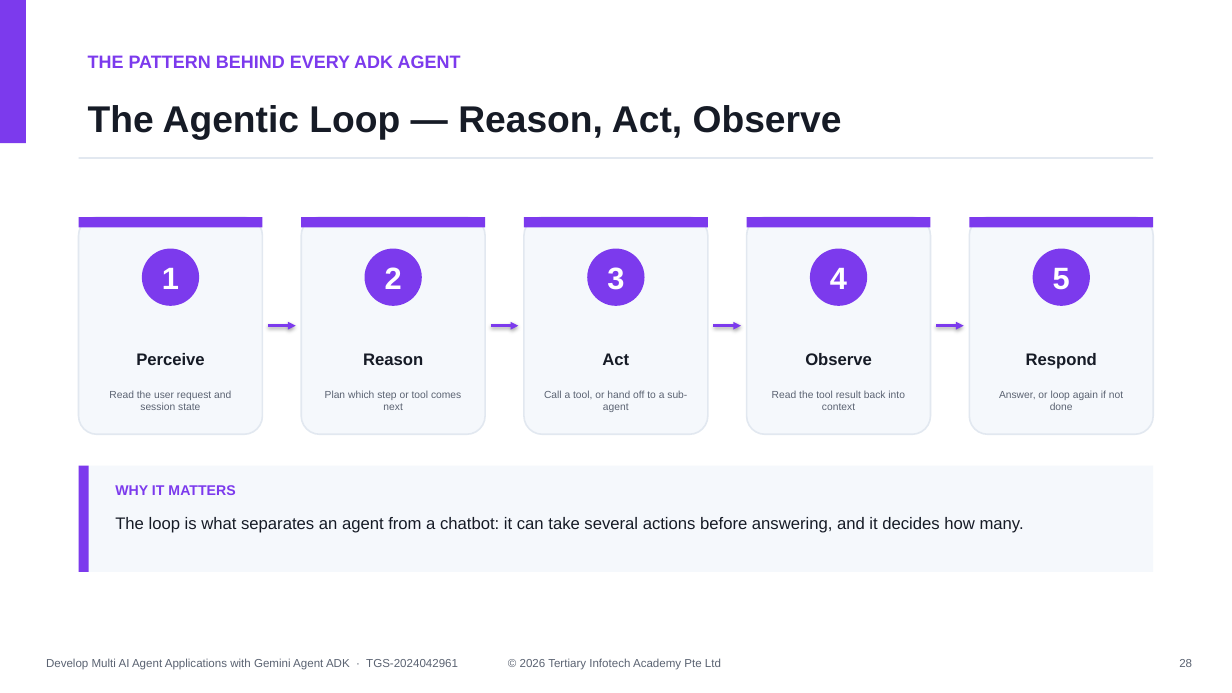
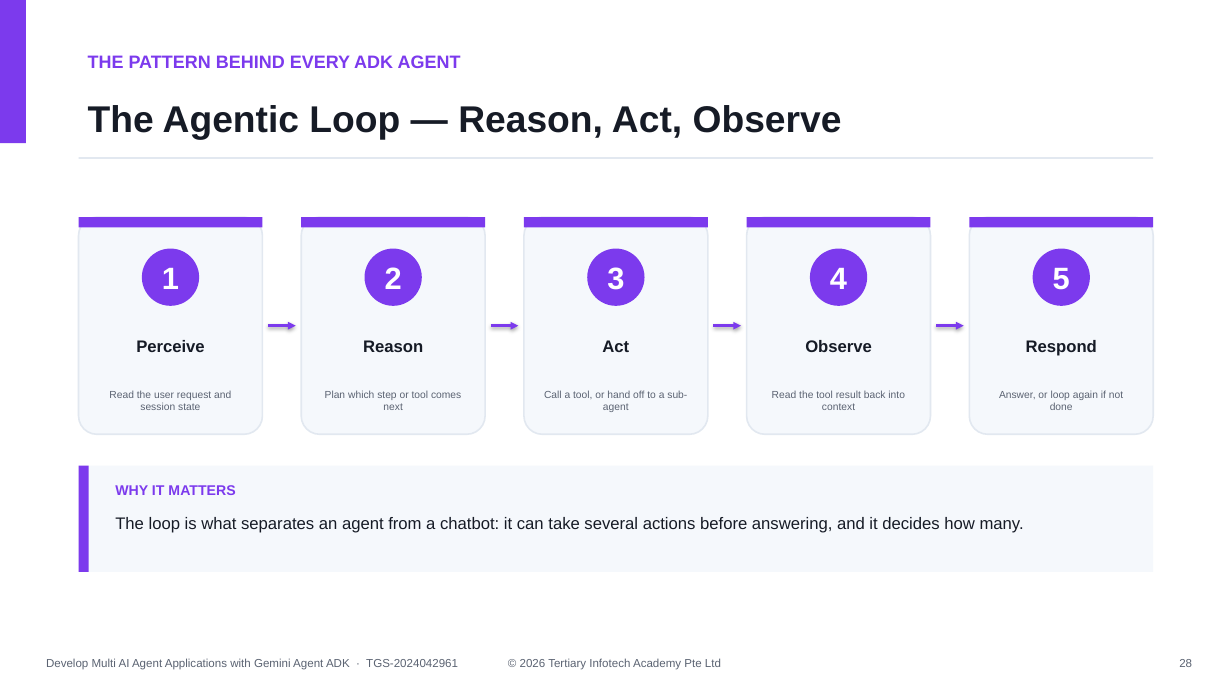
Before and after one commit to tertiarycourses/TGS-2024042961-Develop-Multi-AI-Agent-Applications-with-Gemini-Agent-ADK, a slide deck: slide 28 of courseware/Develop Multi AI Agent Applications with Gemini Agent ADK-v1.4.pptx. Drawn at 1232x693 pixels with LibreOffice and Linux fonts; fonts in the diff are those of the drawing. Boxes give left, top, right and bottom in pixels: in the first picture for what was removed or moved away, otherwise in the second. Text is boxed around its words. In the diff, an @@ line names an element or a change of style, - is before the commit and + after.

```diff
--- a/courseware/Develop Multi AI Agent Applications with Gemini Agent ADK-v1.4.pptx
+++ b/courseware/Develop Multi AI Agent Applications with Gemini Agent ADK-v1.4.pptx
@@ text "Perceive": place and size @@
-text "Perceive" at <box>136,353,204,365</box>
+text "Perceive" at <box>136,340,204,352</box>
@@ text "Reason": place and size @@
-text "Reason" at <box>363,353,423,365</box>
+text "Reason" at <box>363,340,423,352</box>
@@ text "Act": place and size @@
-text "Act" at <box>602,353,629,365</box>
+text "Act" at <box>602,340,629,352</box>
@@ text "Observe": place and size @@
-text "Observe" at <box>805,353,872,365</box>
+text "Observe" at <box>805,340,872,352</box>
@@ text "Respond": place and size @@
-text "Respond" at <box>1026,353,1097,369</box>
+text "Respond" at <box>1026,340,1097,356</box>
```
Also in this commit, not shown: 21 other slides changed, 7 other files.
